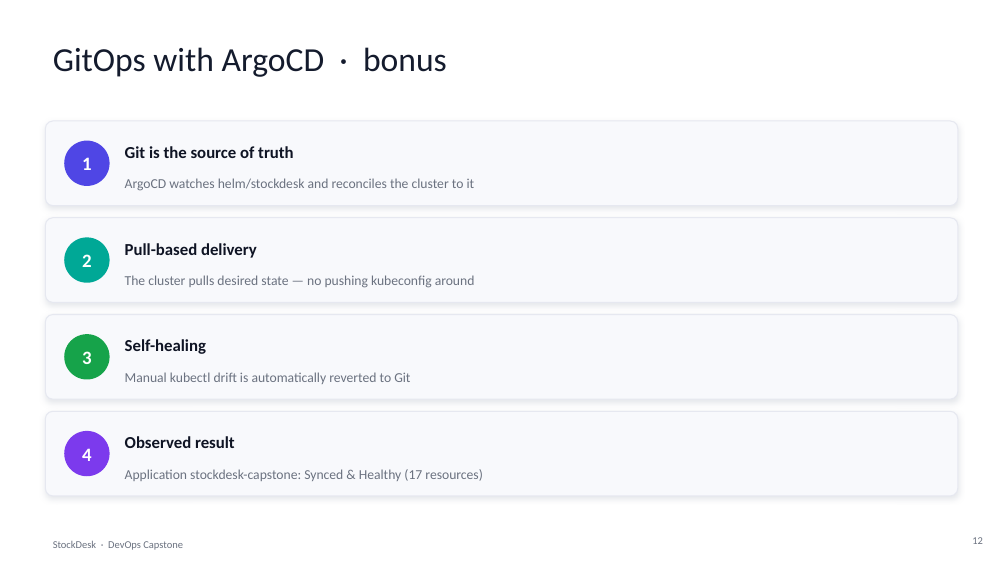
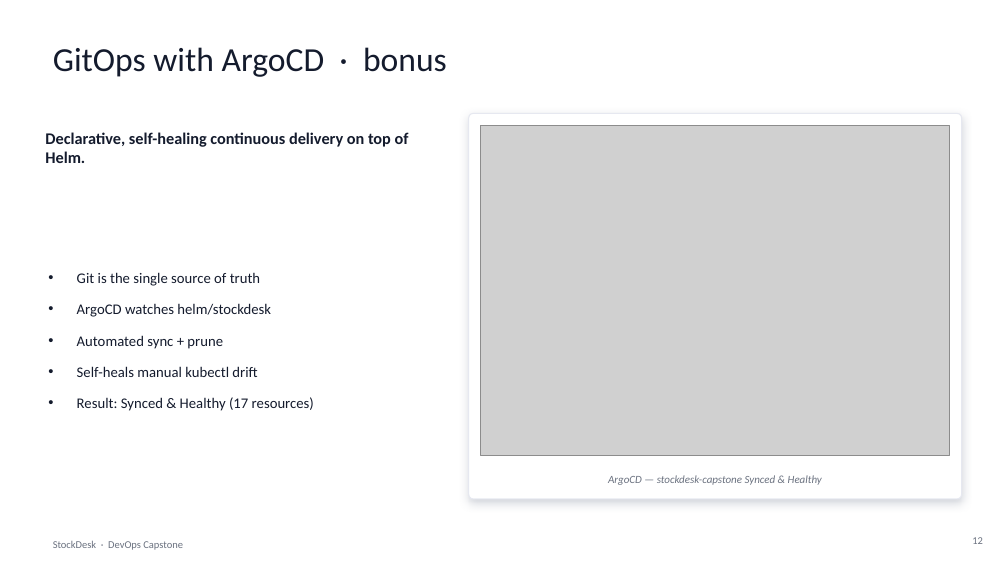
Before and after one commit to Naren456/devops-project, a slide deck: slide 12 of StockDesk_DevOps_Capstone.pptx. Drawn at 1008x567 pixels with LibreOffice and Linux fonts; fonts in the diff are those of the drawing; grey boxes stand for pictures. Boxes give left, top, right and bottom in pixels: in the first picture for what was removed or moved away, otherwise in the second. Text is boxed around its words. In the diff, an @@ line names an element or a change of style, - is before the commit and + after.

Commit message:
docs(m10): embed real evidence screenshots into presentation (slides 2,5-12)

```diff
--- a/StockDesk_DevOps_Capstone.pptx
+++ b/StockDesk_DevOps_Capstone.pptx
@@ rounded rectangle added at bbox=[469, 113, 962, 499], fill #FFFFFF, outline #E6E8F0 1 pt @@
@@ rounded rectangle removed at bbox=[45, 121, 958, 206] @@
@@ text added at bbox=[45, 132, 409, 163], 15.5 pt, text #141B2D, bold @@
+Declarative, self-healing continuous delivery on top of Helm.
@@ rounded rectangle removed at bbox=[64, 141, 110, 186] @@
@@ text removed at bbox=[125, 146, 294, 158] @@
-Git is the source of truth
@@ picture added at bbox=[481, 126, 950, 455] @@
@@ text removed at bbox=[82, 157, 92, 170] @@
-1
@@ text removed at bbox=[125, 178, 475, 191] @@
-ArgoCD watches helm/stockdesk and reconciles the cluster to it
@@ rounded rectangle removed at bbox=[45, 218, 958, 302] @@
@@ rounded rectangle removed at bbox=[64, 237, 110, 283] @@
@@ text removed at bbox=[82, 254, 92, 267] @@
-2
@@ text removed at bbox=[125, 243, 257, 258] @@
-Pull-based delivery
@@ text added at bbox=[77, 272, 314, 411], 14 pt, text #141B2D @@
+• Git is the single source of truth
+• ArgoCD watches helm/stockdesk
+• Automated sync + prune
+• Self-heals manual kubectl drift
+• Result: Synced & Healthy (17 resources)
@@ text removed at bbox=[125, 275, 475, 288] @@
-The cluster pulls desired state — no pushing kubeconfig around
@@ rounded rectangle removed at bbox=[45, 315, 958, 399] @@
@@ rounded rectangle removed at bbox=[64, 334, 110, 380] @@
@@ text removed at bbox=[82, 351, 92, 364] @@
-3
@@ text removed at bbox=[125, 339, 206, 354] @@
-Self-healing
@@ text removed at bbox=[125, 372, 410, 384] @@
-Manual kubectl drift is automatically reverted to Git
@@ rounded rectangle removed at bbox=[45, 411, 958, 496] @@
@@ rounded rectangle removed at bbox=[64, 431, 110, 476] @@
@@ text removed at bbox=[82, 448, 92, 461] @@
-4
@@ text removed at bbox=[125, 436, 235, 448] @@
-Observed result
@@ text at bbox=[608, 475, 822, 485]: text changed; size 13 to 10.5 pt; italic on @@
-Application stockdesk-capstone: Synced & Healthy (17 resources)
+ArgoCD — stockdesk-capstone Synced & Healthy
```
Also in this commit, not shown: 7 other slides changed, 1 slide added, 1 slide removed, 1 other file.
